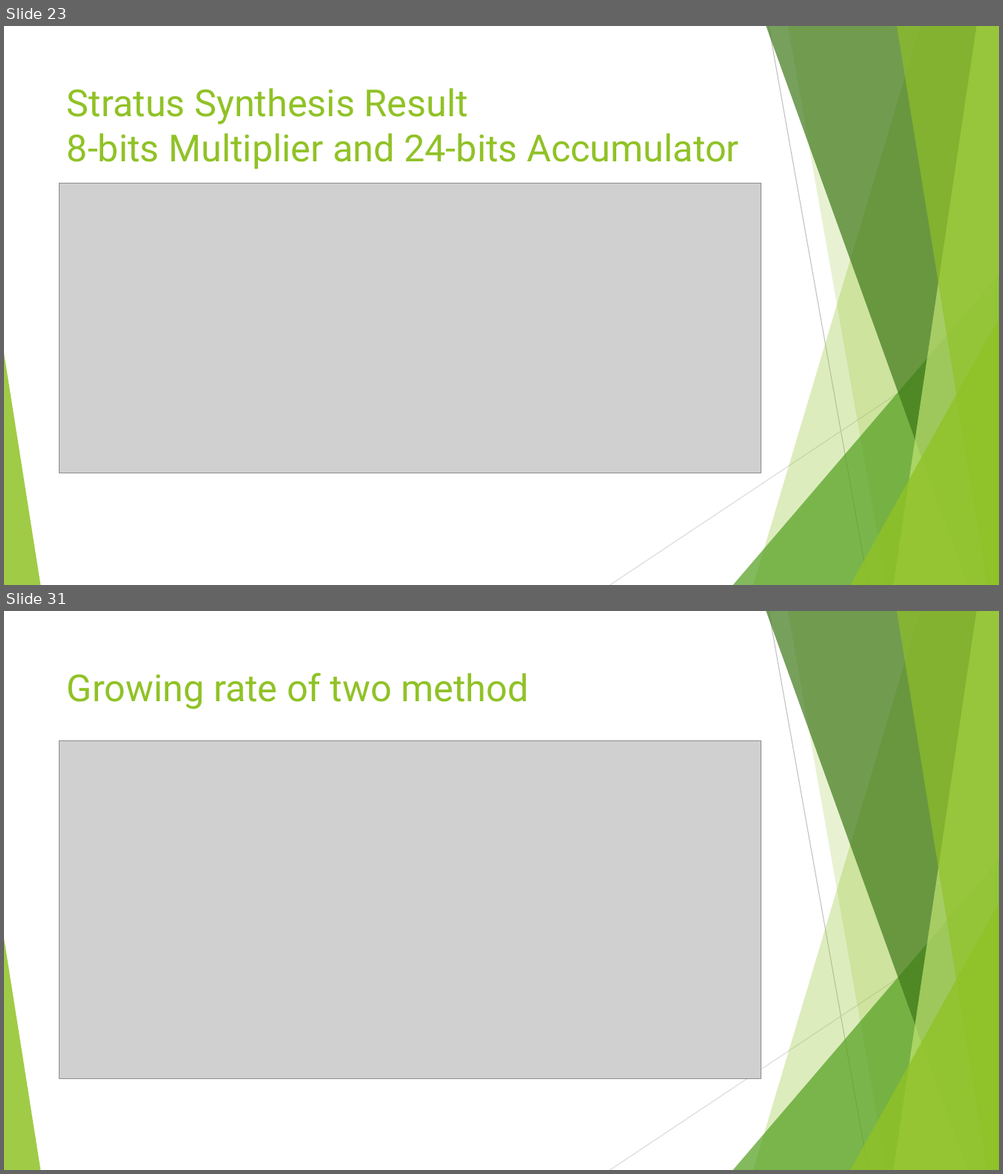
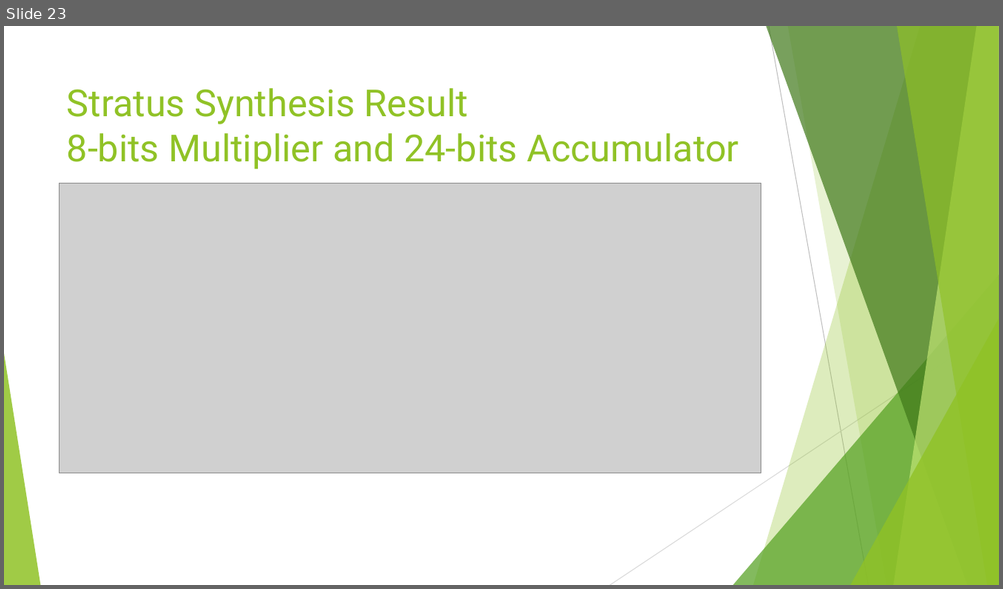
Before and after one commit to andy39866821/EE6470-Implement-of-Many-Core-System-Final_Project, a slide deck: 多核心系統_final.pptx. Shown one above the other, each under a label of ours: slides 23 and 31 before the commit, slide 23 after it; the slides between them are not shown. The pictures are 1003x1174 and 1003x589 pixels, drawn with LibreOffice and Linux fonts; fonts in the diff are those of the drawing; grey boxes stand for pictures. Boxes give left, top, right and bottom in pixels: in the first picture for what was removed or moved away, otherwise in the second. Text is boxed around its words. In the diff, an @@ line names an element or a change of style, - is before the commit and + after.

```diff
--- a/多核心系統_final.pptx
+++ b/多核心系統_final.pptx
@@ slide 31 removed at [4,611,999,1170], background #FFFFFF; not listed: 10 template elements that a slide beside it also shows @@
@@ title removed at [67,672,528,709] @@
-Growing rate of two method
@@ picture removed at [60,741,760,1079] @@
```
Also in this commit, not shown: 5 slides changed, 5 slides added, 4 other slides removed, 24 other files.
